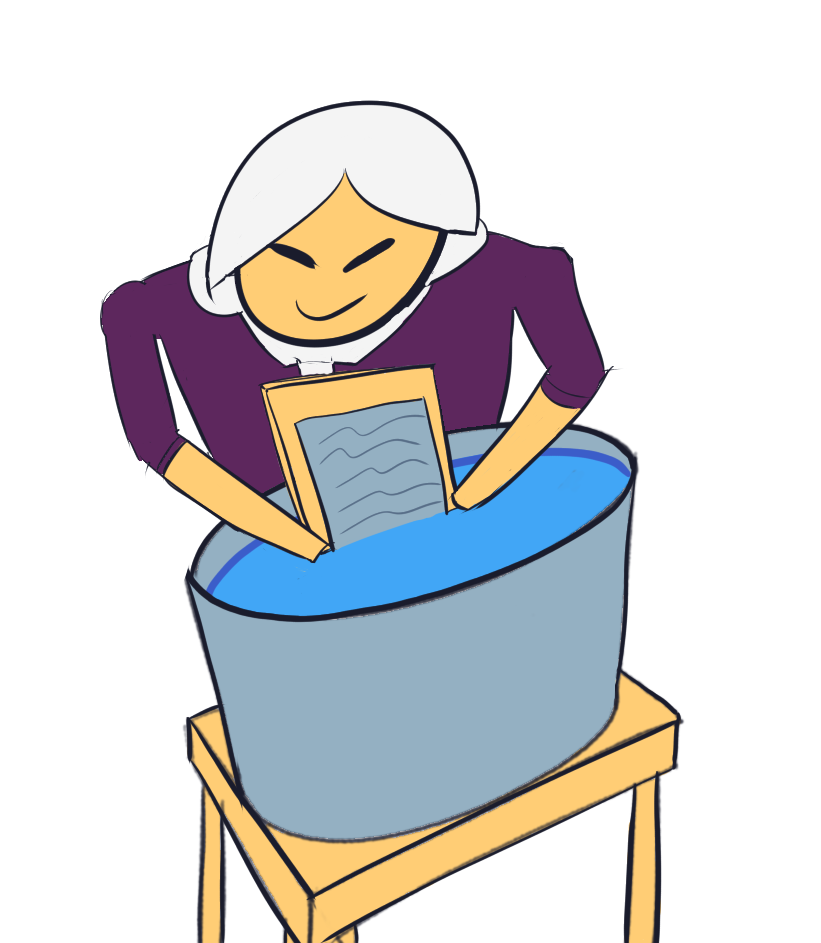
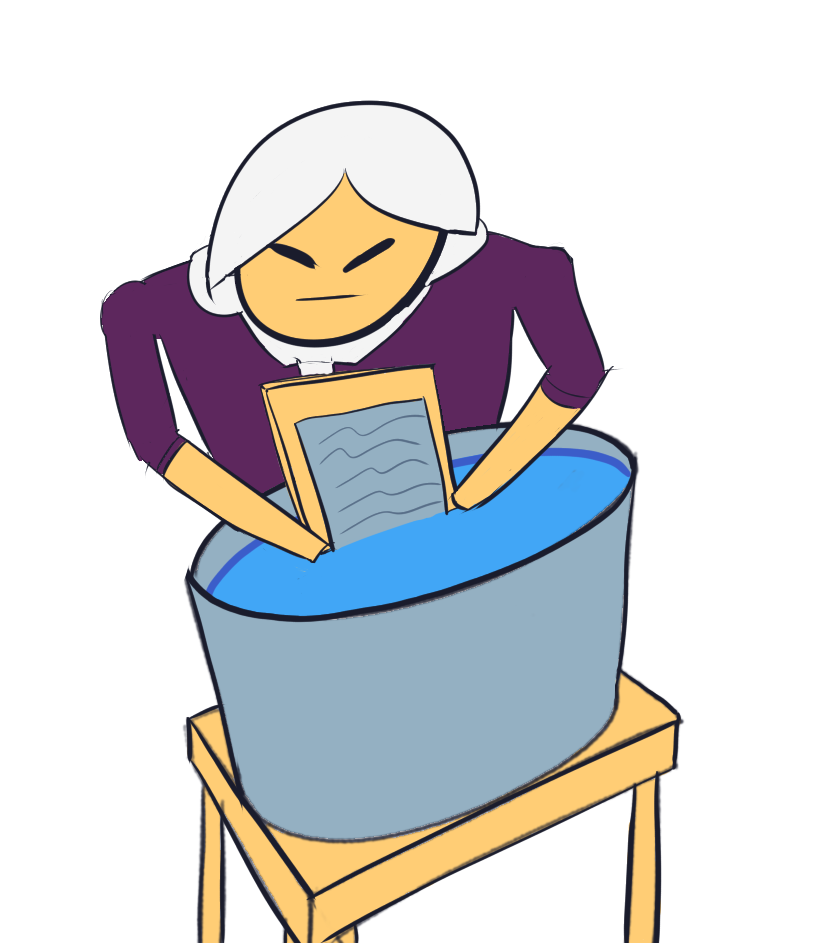
Revision of a layered w=821, h=943 image; what changed, layer by layer:
added group "Face" with 3 layers above "lady" over [295, 293, 370, 325]
showed "face_normal", moved it into group "Face" over [295, 293, 370, 325]
painted on "lady" over [295, 293, 370, 325]
painted on "c" (1st of 3) over [295, 293, 370, 325]
painted on "grater" over [296, 306, 370, 325]
painted on "c" (2nd of 3, in "grater1") over [296, 306, 370, 325]
painted on "c" (3rd of 3, in "bowl") over [296, 306, 370, 325]
